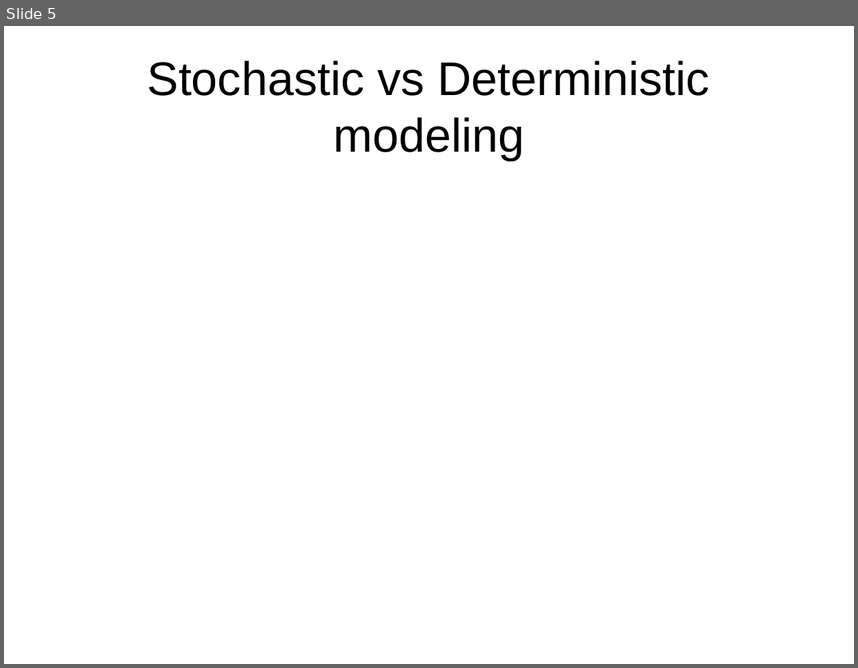
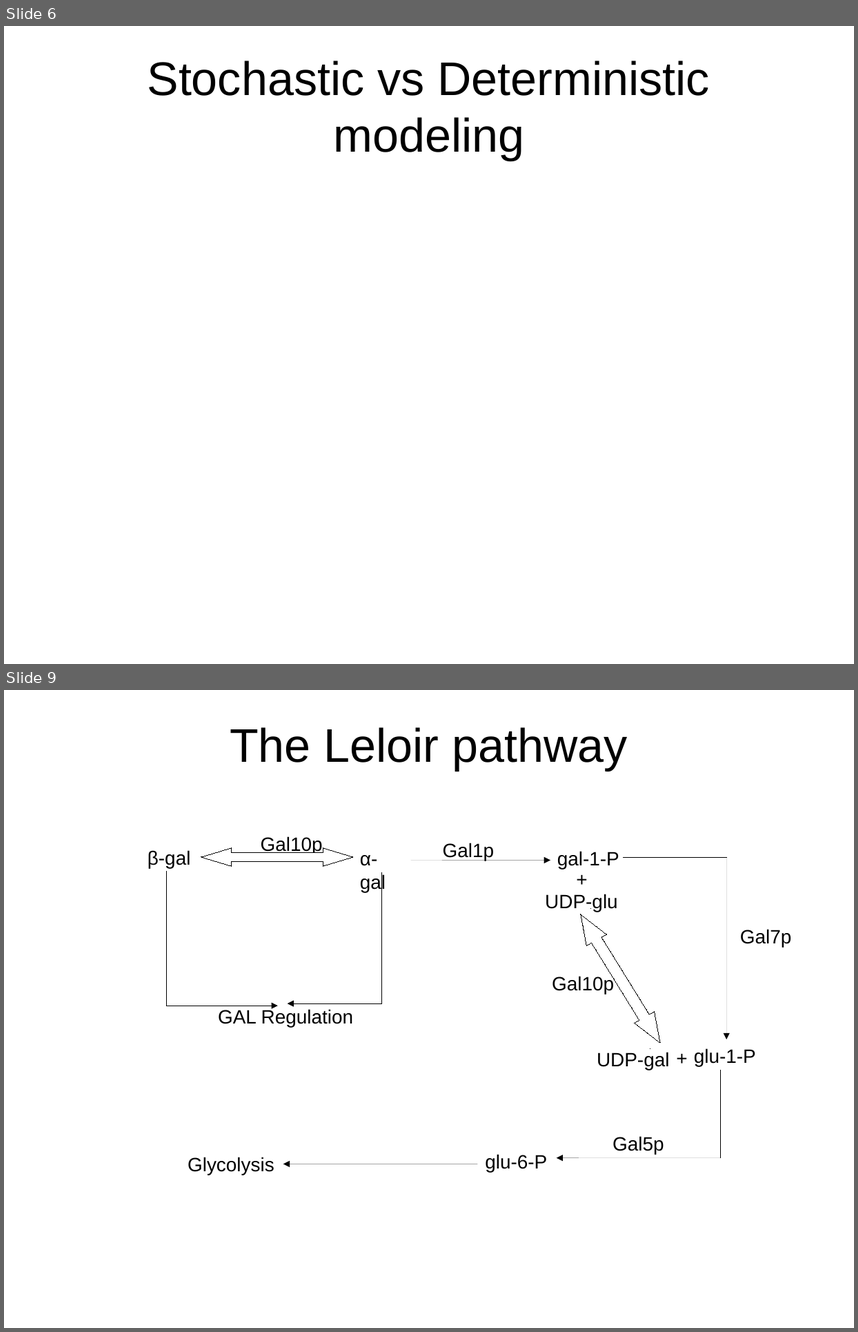
Before and after one commit to askhari139/a, a slide deck: presentation.odp. Shown one above the other, each under a label of ours: slide 5 before the commit, slides 6 and 9 after it; the slides between them are not shown. The pictures are 858x668 and 858x1332 pixels, drawn with LibreOffice and Linux fonts; fonts in the diff are those of the drawing. Boxes give left, top, right and bottom in pixels: in the first picture for what was removed or moved away, otherwise in the second. Text is boxed around its words. In the diff, an @@ line names an element or a change of style, - is before the commit and + after.

```diff
--- a/presentation.odp
+++ b/presentation.odp
@@ slide 9 added at [4,690,854,1328], background #FFFFFF @@
@@ title added at [230,727,628,771], 44 pt, text #000000 @@
+The Leloir pathway
@@ text added at [148,850,191,868], 18 pt, text #000000 @@
+β-gal
@@ left right arrow added at [201,848,353,867], fill #FFFFFF, outline #000000 0 pt @@
@@ text added at [261,836,323,853], 18 pt, text #000000 @@
+Gal10p
@@ text added at [360,855,386,892], 18 pt, text #000000 @@
+α-gal
@@ text added at [443,842,494,860], 18 pt, text #000000 @@
+Gal1p
@@ text added at [557,851,619,869], 18 pt, text #000000 @@
+gal-1-P
@@ elbow arrow added from (167, 871) to (278, 1005), #000000 0 pt @@
@@ elbow arrow added from (382, 872) to (287, 1003), #000000 0 pt @@
@@ arrow added from (411, 860) to (551, 860), #000000 0 pt @@
@@ text added at [568,862,599,892], 18 pt, text #000000 @@
++
@@ line added from (624, 858) to (727, 858), #000000 0 pt @@
@@ arrow added from (727, 858) to (727, 1039), #000000 0 pt @@
@@ text added at [545,894,617,911], 18 pt, text #000000 @@
+UDP-glu
@@ freeform shape added at [581,908,660,1048], fill #FFFFFF, outline #000000 0 pt @@
@@ text added at [740,929,791,947], 18 pt, text #000000 @@
+Gal7p
@@ text added at [552,975,614,994], 18 pt, text #000000 @@
+Gal10p
@@ text added at [218,1009,354,1027], 18 pt, text #000000 @@
+GAL Regulation
@@ text added at [597,1052,669,1069], 18 pt, text #000000 @@
+UDP-gal
@@ text added at [669,1043,699,1072], 18 pt, text #000000 @@
++
@@ text added at [694,1048,756,1067], 18 pt, text #000000 @@
+glu-1-P
@@ line added from (721, 1069) to (721, 1157), #000000 0 pt @@
@@ text added at [613,1136,664,1154], 18 pt, text #000000 @@
+Gal5p
@@ text added at [188,1156,274,1175], 18 pt, text #000000 @@
+Glycolysis
@@ arrow added from (477, 1163) to (283, 1163), #000000 0 pt @@
@@ text added at [485,1154,547,1172], 18 pt, text #000000 @@
+glu-6-P
@@ arrow added from (721, 1157) to (557, 1157), #000000 0 pt @@
@@ what was slide 5 is now slide 6 @@
```
Also in this commit, not shown: 9 other slides added.
